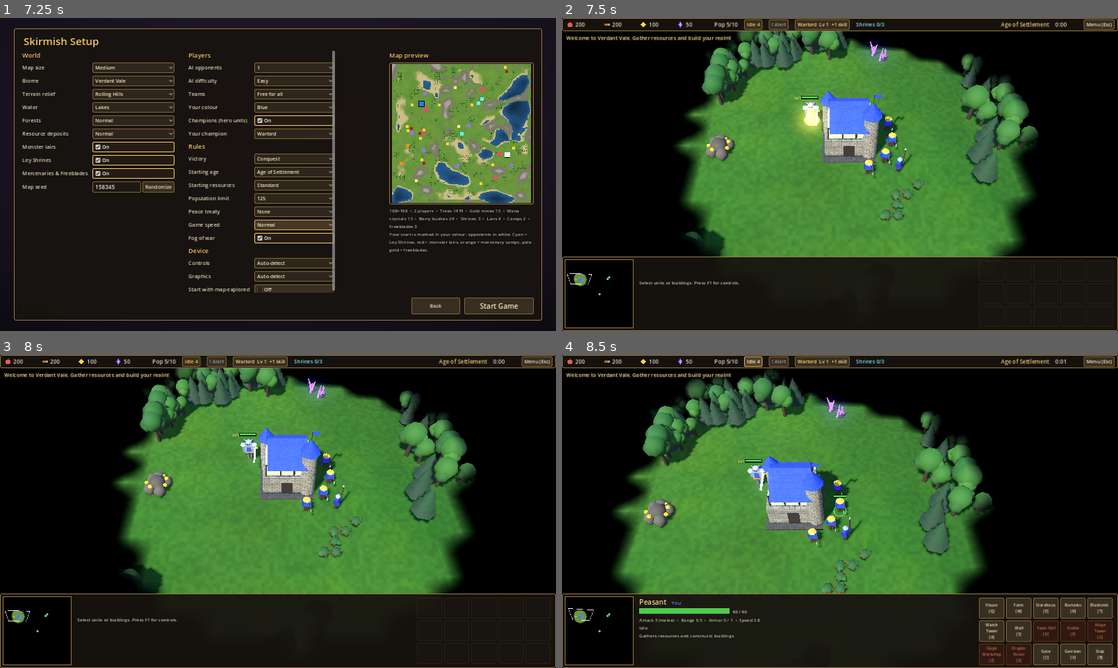
Above: before the commit, frames 1-4 (two rows, left to right).
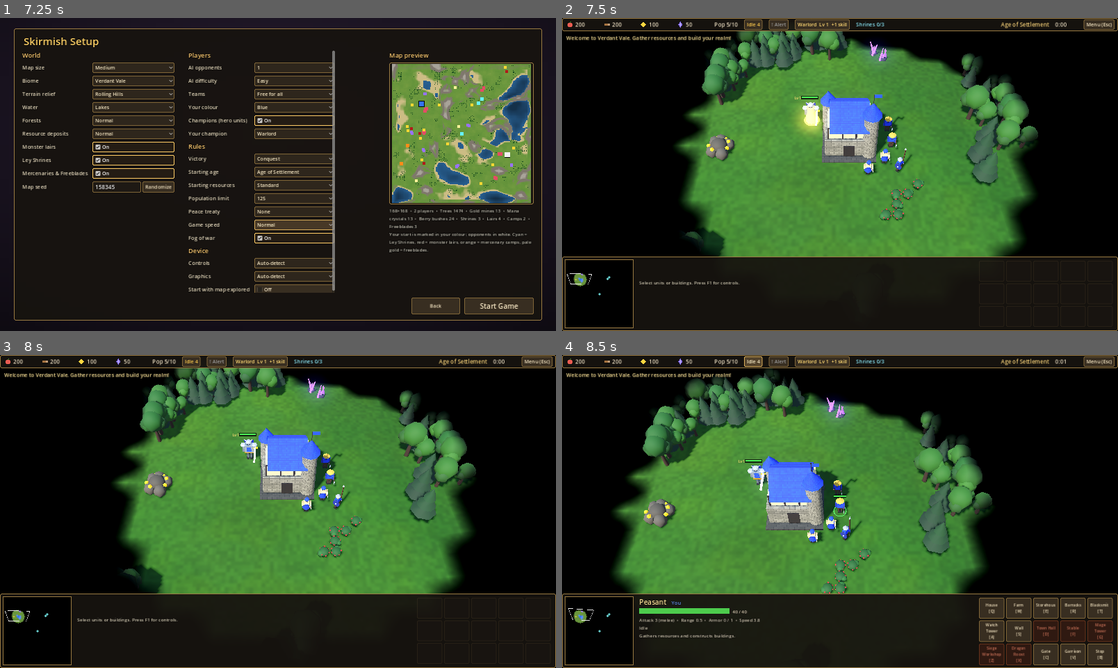
Above: after the commit, the same moments.

Repository: Wut-Lab/Ley-Realms-RTS
Game: Godot game, scene res://scenes/main.tscn
Two runs of this game, one before a commit and one after it. Both use one fixed random seed, a clock stepped at 60 frames per second and the inputs below.
Inputs:
- Up to frame 1 (7.25 s): click "Skirmish" at 0.5 s; click "Normal" at 1.25 s; click "Normal" at 2 s; click "Normal" at 2.75 s; click "Normal" at 3.5 s; click "Easy" at 4.25 s; click "Easy" at 5 s; click "Normal" at 5.75 s; click "Normal" at 6.5 s
- Up to frame 2 (7.5 s): click "Start Game" at 7.25 s
- Up to frame 3 (8 s): no input
- Up to frame 4 (8.5 s): click "Idle 4" at 8 s

Frame 1 is identical in both runs. In frame 2, 0.2% of the frame differs, in the area x 54-62%, y 32-52%; in frame 3, 0.2%; in frame 4, 0.2%, in the area x 35-52%, y 40-62%.

Commit message:
Add detail to unit models and a second peasant look
Units get boots, hands, shoulders, eyes and per-unit trim (belts, quiver
arrows, beard, horse tack, wolf eyes). Peasants now spawn as one of two
models at random.

Co-Authored-By: Claude Opus 5.5 <noreply@anthropic.com>
Claude-Session: https://claude.ai/code/session_013BExePrT3fkgkAfAkmsoAR

Diff:
--- a/scripts/models.gd
+++ b/scripts/models.gd
@@ -206,7 +206,7 @@
 }
 """
 
-const UNIT_MODELS := ["peasant", "swordsman", "spearman", "archer", "warden", "knight", "mage", "cleric", "catapult",
+const UNIT_MODELS := ["peasant", "peasant_b", "swordsman", "spearman", "archer", "warden", "knight", "mage", "cleric", "catapult",
 	"dragon", "wolf", "troll", "ironbreaker", "ranger", "ogre", "golem", "griffin", "champ_warlord", "champ_archmage", "champ_priestess"]
 
 static var cache := {}
@@ -293,6 +293,23 @@
 			mb.cyl(Vector3(0, 1.3, 0), 0.1, 0.27, 0.12, STRAW, 10)
 			mb.box(Vector3(0.27, 0.78, 0.28), Vector3(0.05, 0.05, 0.6), WOOD)
 			mb.box(Vector3(0.27, 0.78, 0.58), Vector3(0.05, 0.22, 0.08), STEEL)
+			mb.box(Vector3(0, 0.98, 0.1), Vector3(0.2, 0.08, 0.06), tc.darkened(0.3))
+			mb.box(Vector3(0.16, 0.56, 0.12), Vector3(0.1, 0.12, 0.06), LEATHER.darkened(0.2))
+			mb.sphere(Vector3(0, 1.13, 0.12), 0.07, Color(0.45, 0.3, 0.18), Vector3(1, 0.8, 0.6))
+		"peasant_b":
+			_legs(mb, Color(0.36, 0.3, 0.24))
+			mb.cyl(Vector3(0, 0.62, 0), 0.2, 0.27, 0.42, tc.darkened(0.1), 10)
+			mb.box(Vector3(0, 0.9, 0), Vector3(0.36, 0.34, 0.24), Color(0.86, 0.8, 0.66))
+			mb.box(Vector3(0, 0.75, 0.11), Vector3(0.3, 0.5, 0.04), Color(0.92, 0.9, 0.82))
+			mb.box(Vector3(0, 0.76, 0), Vector3(0.39, 0.06, 0.27), LEATHER)
+			_arms(mb, Color(0.86, 0.8, 0.66))
+			mb.sphere(Vector3(0, 1.19, 0), 0.15, SKIN)
+			mb.sphere(Vector3(0, 1.24, -0.02), 0.165, tc, Vector3(1, 0.85, 1.05))
+			mb.box(Vector3(0, 1.1, -0.16), Vector3(0.12, 0.14, 0.06), tc.darkened(0.15))
+			mb.sphere(Vector3(0, 0.92, -0.22), 0.17, Color(0.7, 0.6, 0.42), Vector3(1, 1.1, 0.7))
+			mb.box(Vector3(0, 1.08, -0.22), Vector3(0.08, 0.06, 0.08), LEATHER)
+			mb.box(Vector3(0.27, 0.66, 0.2), Vector3(0.05, 0.7, 0.05), WOOD, Vector3(0.6, 0, 0))
+			mb.box(Vector3(0.27, 0.9, 0.36), Vector3(0.05, 0.06, 0.34), STEEL, Vector3(0.6, 0, 0))
 		"swordsman":
 			_legs(mb, DSTONE)
 			mb.box(Vector3(0, 0.82, 0), Vector3(0.42, 0.52, 0.27), tc)
@@ -305,6 +322,11 @@
 			mb.box(Vector3(0.3, 0.75, 0.05), Vector3(0.18, 0.05, 0.05), GOLD)
 			mb.box(Vector3(-0.32, 0.8, 0.12), Vector3(0.06, 0.55, 0.42), tc)
 			mb.box(Vector3(-0.35, 0.8, 0.12), Vector3(0.04, 0.6, 0.47), STEEL.darkened(0.3))
+			mb.sphere(Vector3(-0.38, 0.8, 0.12), 0.07, GOLD)
+			mb.box(Vector3(0, 0.6, 0), Vector3(0.44, 0.07, 0.29), LEATHER)
+			mb.box(Vector3(0, 0.6, 0.14), Vector3(0.08, 0.07, 0.02), GOLD)
+			mb.box(Vector3(0, 0.45, 0.1), Vector3(0.3, 0.22, 0.05), tc.darkened(0.2))
+			mb.box(Vector3(0, 1.28, 0.15), Vector3(0.22, 0.025, 0.04), Color(0.1, 0.1, 0.12))
 		"spearman":
 			_legs(mb, LEATHER)
 			mb.box(Vector3(0, 0.82, 0), Vector3(0.4, 0.5, 0.25), tc)
@@ -314,6 +336,9 @@
 			mb.box(Vector3(0.28, 1.05, 0.12), Vector3(0.05, 2.1, 0.05), WOOD)
 			mb.cone(Vector3(0.28, 2.2, 0.12), 0.07, 0.25, STEEL, 4)
 			mb.cyl(Vector3(-0.3, 0.82, 0.08), 0.26, 0.26, 0.06, tc.darkened(0.3), 10, Vector3(0, 0, PI / 2))
+			mb.sphere(Vector3(-0.34, 0.82, 0.08), 0.06, STEEL)
+			mb.box(Vector3(0, 0.6, 0), Vector3(0.42, 0.07, 0.27), LEATHER.darkened(0.2))
+			mb.box(Vector3(0.28, 2.05, 0.12), Vector3(0.12, 0.06, 0.02), tc)
 		"archer":
 			_legs(mb, LEATHER)
 			mb.box(Vector3(0, 0.82, 0), Vector3(0.38, 0.5, 0.24), Color(0.3, 0.45, 0.22))
@@ -324,6 +349,10 @@
 			mb.box(Vector3(-0.32, 0.9, 0.18), Vector3(0.05, 1.1, 0.06), WOOD, Vector3(0.15, 0, 0))
 			mb.box(Vector3(-0.32, 0.9, 0.2), Vector3(0.01, 1.05, 0.01), Color(0.9, 0.9, 0.85))
 			mb.cyl(Vector3(0.1, 0.95, -0.17), 0.08, 0.08, 0.5, LEATHER, 6, Vector3(0.3, 0, 0))
+			for qi in 3:
+				mb.box(Vector3(0.06 + qi * 0.04, 1.25, -0.24), Vector3(0.02, 0.12, 0.06), Color(0.95, 0.95, 0.9), Vector3(0.3, 0, 0))
+			mb.box(Vector3(0, 0.6, 0), Vector3(0.4, 0.06, 0.26), LEATHER.darkened(0.2))
+			mb.box(Vector3(0.12, 0.98, 0), Vector3(0.05, 0.5, 0.26), LEATHER, Vector3(0, 0, 0.6))
 		"warden":
 			_legs(mb, GOLD.darkened(0.3), 1.15)
 			mb.box(Vector3(0, 0.98, 0), Vector3(0.5, 0.62, 0.32), GOLD.darkened(0.15))
@@ -353,6 +382,15 @@
 			mb.box(Vector3(0.26, 1.6, 0.6), Vector3(0.06, 0.06, 1.8), WOOD)
 			mb.cone(Vector3(0.26, 1.6, 1.6), 0.06, 0.25, STEEL, 4, Vector3(PI / 2, 0, 0))
 			mb.box(Vector3(-0.28, 1.55, 0.05), Vector3(0.05, 0.45, 0.35), tc.darkened(0.2))
+			mb.box(Vector3(0, 1.45, 0.45), Vector3(0.06, 0.25, 0.6), Color(0.12, 0.08, 0.06), Vector3(-0.5, 0, 0))
+			mb.box(Vector3(0, 1.22, -0.05), Vector3(0.5, 0.1, 0.5), LEATHER.darkened(0.2))
+			for lx in [-0.15, 0.15]:
+				for lz in [-0.45, 0.45]:
+					mb.box(Vector3(lx, 0.04, lz), Vector3(0.14, 0.08, 0.15), Color(0.15, 0.12, 0.1))
+			mb.sphere(Vector3(0.1, 1.55, 0.95), 0.03, Color(0.05, 0.05, 0.05))
+			mb.sphere(Vector3(-0.1, 1.55, 0.95), 0.03, Color(0.05, 0.05, 0.05))
+			mb.cyl(Vector3(0, 2.25, -0.05), 0.01, 0.04, 0.2, tc, 5)
+			mb.sphere(Vector3(-0.31, 1.55, 0.05), 0.06, GOLD)
 		"mage":
 			mb.cyl(Vector3(0, 0.55, 0), 0.16, 0.34, 1.1, tc, 10)
 			mb.box(Vector3(0, 0.95, 0), Vector3(0.38, 0.12, 0.26), GOLD)
@@ -362,6 +400,10 @@
 			mb.cone(Vector3(0, 1.62, -0.03), 0.17, 0.55, tc.darkened(0.4), 8, Vector3(-0.2, 0, 0))
 			mb.box(Vector3(0.3, 0.9, 0.15), Vector3(0.05, 1.6, 0.05), DWOOD)
 			mb.sphere(Vector3(0.3, 1.75, 0.15), 0.11, Color(1.0, 0.5, 0.15, 0.2))
+			mb.cone(Vector3(0, 1.08, 0.12), 0.08, 0.22, Color(0.85, 0.85, 0.88), 6, Vector3(PI, 0, 0))
+			for si in 3:
+				mb.sphere(Vector3(-0.1 + si * 0.1, 0.55 - si * 0.12, 0.25 - si * 0.02), 0.025, GOLD)
+			mb.torus(Vector3(0.3, 1.62, 0.15), 0.05, 0.08, GOLD)
 		"cleric":
 			mb.cyl(Vector3(0, 0.55, 0), 0.16, 0.34, 1.1, Color(0.93, 0.92, 0.86), 10)
 			mb.cyl(Vector3(0, 0.4, 0), 0.25, 0.3, 0.12, tc, 10)
@@ -372,6 +414,9 @@
 			mb.torus(Vector3(0, 1.55, 0), 0.12, 0.17, Color(1.0, 0.95, 0.5, 0.3))
 			mb.box(Vector3(0.3, 0.9, 0.15), Vector3(0.05, 1.5, 0.05), GOLD.darkened(0.3))
 			mb.sphere(Vector3(0.3, 1.7, 0.15), 0.1, Color(0.8, 1.0, 0.7, 0.2))
+			mb.box(Vector3(0, 0.72, 0.19), Vector3(0.12, 0.5, 0.02), tc)
+			mb.box(Vector3(0, 0.82, 0.2), Vector3(0.05, 0.2, 0.02), GOLD)
+			mb.box(Vector3(0, 0.85, 0.2), Vector3(0.14, 0.05, 0.02), GOLD)
 		"catapult":
 			for sx in [-0.5, 0.5]:
 				mb.box(Vector3(sx, 0.45, 0), Vector3(0.14, 0.14, 1.8), WOOD)
@@ -387,6 +432,11 @@
 			mb.cyl(Vector3(0, 1.62, -0.72), 0.2, 0.15, 0.15, DWOOD, 8)
 			mb.box(Vector3(0.55, 1.7, 0.6), Vector3(0.03, 0.8, 0.03), WOOD)
 			mb.box(Vector3(0.55, 1.95, 0.75), Vector3(0.02, 0.25, 0.3), tc)
+			mb.sphere(Vector3(0, 1.75, -0.72), 0.13, STONE)
+			mb.box(Vector3(0, 0.72, 0.1), Vector3(0.9, 0.03, 0.03), Color(0.7, 0.6, 0.4), Vector3(0, 0, 0.3))
+			for sx in [-0.5, 0.5]:
+				mb.cyl(Vector3(sx * 1.31, 0.35, 0.6), 0.08, 0.08, 0.04, STEEL.darkened(0.3), 6, Vector3(0, 0, PI / 2))
+				mb.cyl(Vector3(sx * 1.31, 0.35, -0.6), 0.08, 0.08, 0.04, STEEL.darkened(0.3), 6, Vector3(0, 0, PI / 2))
 		"dragon":
 			var dc := tc.darkened(0.25)
 			mb.sphere(Vector3(0, 0, 0), 0.6, dc, Vector3(1.0, 0.85, 2.2), 10, 6)
@@ -418,6 +468,9 @@
 			mb.cone(Vector3(-0.09, 0.92, 0.5), 0.05, 0.14, wc, 4)
 			mb.box(Vector3(0, 0.6, -0.6), Vector3(0.08, 0.08, 0.45), wc, Vector3(0.5, 0, 0))
 			mb.sphere(Vector3(0.08, 0.78, 0.71), 0.03, Color(1.0, 0.3, 0.1, 0.1))
+			mb.sphere(Vector3(-0.08, 0.78, 0.71), 0.03, Color(1.0, 0.3, 0.1, 0.1))
+			mb.box(Vector3(0, 0.76, 0.3), Vector3(0.34, 0.22, 0.2), wc.lightened(0.15))
+			mb.box(Vector3(0, 0.6, 0.9), Vector3(0.06, 0.06, 0.05), Color(0.08, 0.08, 0.08))
 			mb.sphere(Vector3(-0.08, 0.78, 0.71), 0.03, Color(1.0, 0.3, 0.1, 0.1))
 		"troll":
 			var tcol := Color(0.42, 0.52, 0.4)
@@ -905,7 +958,15 @@
 			mb.sphere(Vector3(0.4, 0.15, 0.2), 0.15, Color(0.9, 0.88, 0.8))
 		_:
 			mb.box(Vector3(0, 0.5, 0), Vector3(1, 1, 1), tc)
-
+	if EYES.has(key):
+		var e: Vector2 = EYES[key]
+		for ex in [-0.055, 0.055]:
+			mb.sphere(Vector3(ex, e.x, e.y), 0.022, Color(0.08, 0.06, 0.05), Vector3.ONE, 5, 3)
+
+
+## Eye height and depth for humanoid heads.
+const EYES := {"peasant": Vector2(1.22, 0.135), "peasant_b": Vector2(1.2, 0.135), "spearman": Vector2(1.22, 0.135),
+	"archer": Vector2(1.22, 0.135), "mage": Vector2(1.27, 0.135), "cleric": Vector2(1.26, 0.135)}
 
 const TIER_HEAD := {"swordsman": 1.28, "spearman": 1.38, "archer": 1.36, "knight": 2.0, "mage": 1.62, "cleric": 1.3}
 
@@ -939,8 +1000,14 @@
 static func _legs(mb: ModelBuilder, c: Color, sc: float = 1.0) -> void:
 	mb.box(Vector3(-0.09 * sc, 0.28 * sc, 0), Vector3(0.13, 0.56, 0.14) * sc, c)
 	mb.box(Vector3(0.09 * sc, 0.28 * sc, 0), Vector3(0.13, 0.56, 0.14) * sc, c)
+	for bx in [-0.09, 0.09]:
+		mb.box(Vector3(bx * sc, 0.06 * sc, 0.02 * sc), Vector3(0.15, 0.12, 0.19) * sc, Color(0.22, 0.15, 0.1))
 
 
 static func _arms(mb: ModelBuilder, c: Color) -> void:
 	mb.box(Vector3(-0.26, 0.82, 0), Vector3(0.11, 0.44, 0.12), c)
 	mb.box(Vector3(0.26, 0.82, 0.06), Vector3(0.11, 0.44, 0.12), c, Vector3(-0.45, 0, 0))
+	mb.sphere(Vector3(-0.26, 0.58, 0), 0.06, SKIN, Vector3.ONE, 6, 4)
+	mb.sphere(Vector3(0.26, 0.62, 0.16), 0.06, SKIN, Vector3.ONE, 6, 4)
+	mb.sphere(Vector3(-0.26, 1.02, 0), 0.08, c.darkened(0.15), Vector3(1.1, 0.8, 1), 6, 4)
+	mb.sphere(Vector3(0.26, 1.02, 0), 0.08, c.darkened(0.15), Vector3(1.1, 0.8, 1), 6, 4)
--- a/scripts/showcase.gd
+++ b/scripts/showcase.gd
@@ -49,6 +49,12 @@
 		pd[k] = Defs.TECHS["up_paladin"]["stats"][k]
 	pd["tier"] = 1
 	pal.set_def(pd)
+	for i in 4:
+		var pz := game.spawn_unit("peasant", h, c + Vector2(-2.4 + i * 1.1, 7.4))
+		pz.model_alt = i % 2
+		pz.set_def(pz.def)
+		pz.rotation.y = 0.0
+		pz.order_hold()
 	var ws: Array = game.units.filter(func(u): return u.pid == h and u.cls == "worker")
 	for u in ws.slice(0, 3):
 		game.enter_garrison(u, th)
--- a/scripts/unit.gd
+++ b/scripts/unit.gd
@@ -32,6 +32,7 @@
 var moving := false
 var body: Node3D
 var mesh_i: MeshInstance3D
+var model_alt := randi() % 2
 var carry_i: MeshInstance3D
 var stuck_t := 0.0
 var last_p := Vector2.ZERO
@@ -84,7 +85,7 @@
 	body.scale = Vector3.ONE * def.get("scale", 1.3)
 	add_child(body)
 	mesh_i = MeshInstance3D.new()
-	mesh_i.mesh = Models.mesh(def["model"], player().color, int(def.get("tier", 0)))
+	mesh_i.mesh = _model_mesh()
 	body.add_child(mesh_i)
 	if cls == "worker":
 		carry_i = MeshInstance3D.new()
@@ -313,7 +314,7 @@
 	max_hp *= player().mods["hp_mult"]
 	hp = max_hp * frac
 	speed = def["speed"]
-	mesh_i.mesh = Models.mesh(def["model"], player().color, int(def.get("tier", 0)))
+	mesh_i.mesh = _model_mesh()
 
 
 ## Neutral freeblade waiting to be claimed by the first player who reaches it.
@@ -338,7 +339,7 @@
 		recruit_mark.queue_free()
 		recruit_mark = null
 	def = game.unit_def(pid, kind)
-	mesh_i.mesh = Models.mesh(def["model"], player().color, int(def.get("tier", 0)))
+	mesh_i.mesh = _model_mesh()
 	if ring:
 		ring.queue_free()
 		ring = null
@@ -878,3 +879,11 @@
 	tw.tween_property(body, "rotation:x", -PI / 2, 0.4)
 	tw.tween_property(self, "position:y", position.y - 1.5, 2.0)
 	tw.tween_callback(queue_free)
+
+
+## Peasants pick one of two looks at spawn.
+func _model_mesh() -> Mesh:
+	var m: String = def["model"]
+	if m == "peasant" and model_alt == 1:
+		m = "peasant_b"
+	return Models.mesh(m, player().color, int(def.get("tier", 0)))
